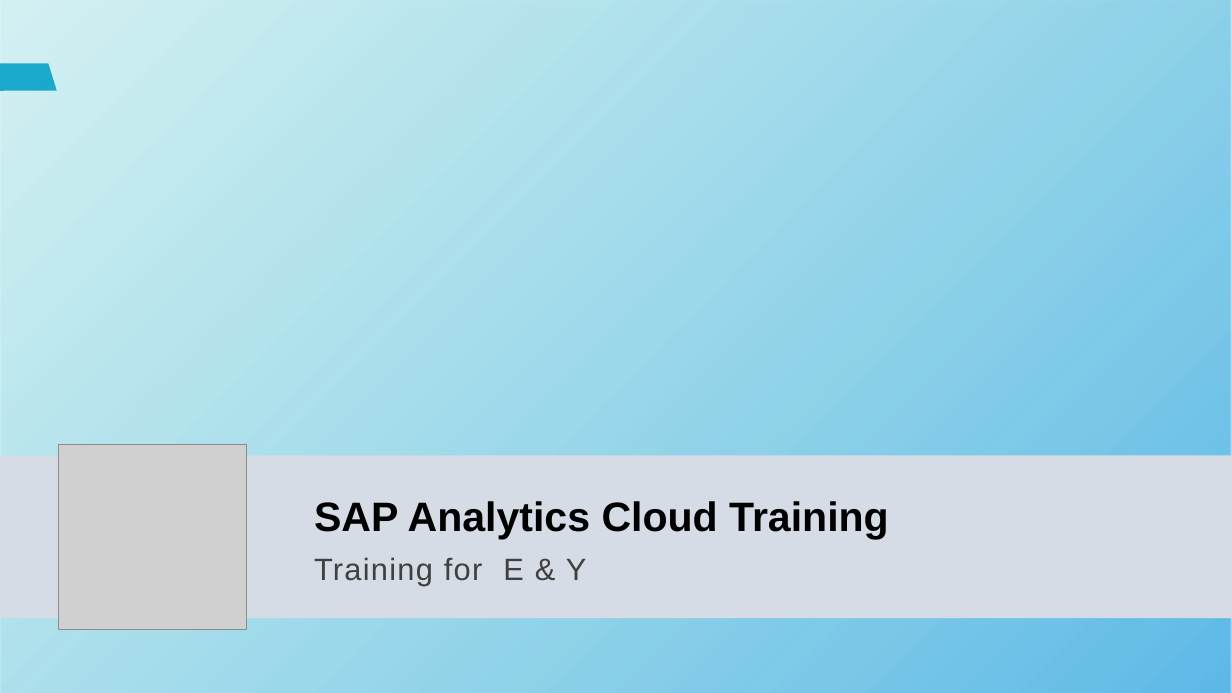
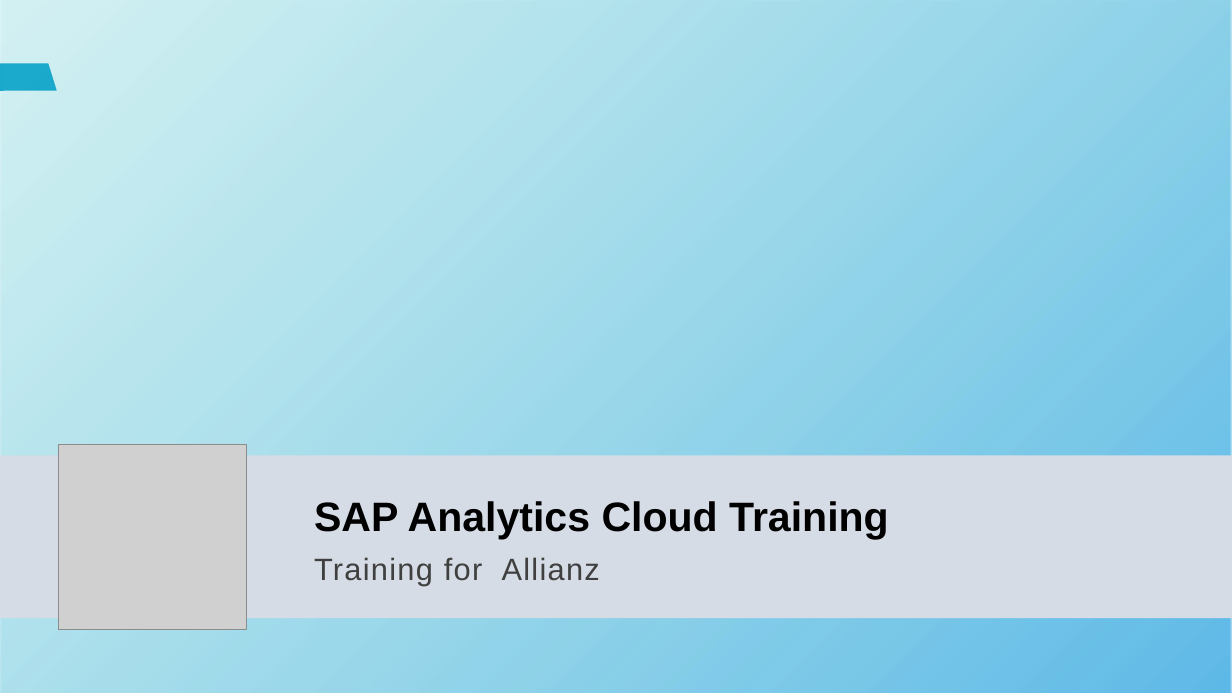
Before and after one commit to soyuztechnologies/Allianz_SAC_Training, a slide deck: slide 1 of day 1/SAC_Training Day 1.pptx. Drawn at 1232x693 pixels with LibreOffice and Linux fonts; fonts in the diff are those of the drawing; grey boxes stand for pictures; background and template pictures are left out. Boxes give left, top, right and bottom in pixels: in the first picture for what was removed or moved away, otherwise in the second. Text is boxed around its words. In the diff, an @@ line names an element or a change of style, - is before the commit and + after.

Commit message:
Auto-updater Bot Study material Allianz_SAC_Training

```diff
--- a/day 1/SAC_Training Day 1.pptx
+++ b/day 1/SAC_Training Day 1.pptx
@@ text at (314, 557, 600, 586): text changed @@
-Training for E & Y
+Training for Allianz
```
Also in this commit, not shown: 2 other files.
